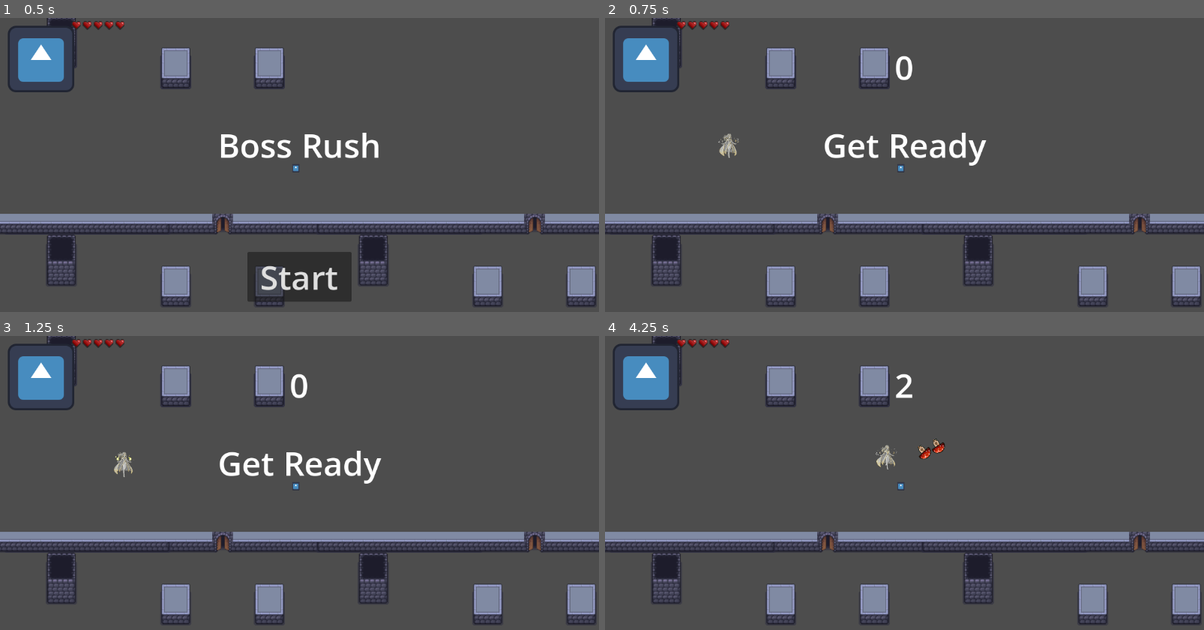
Above: before the commit, frames 1-4 (two rows, left to right).
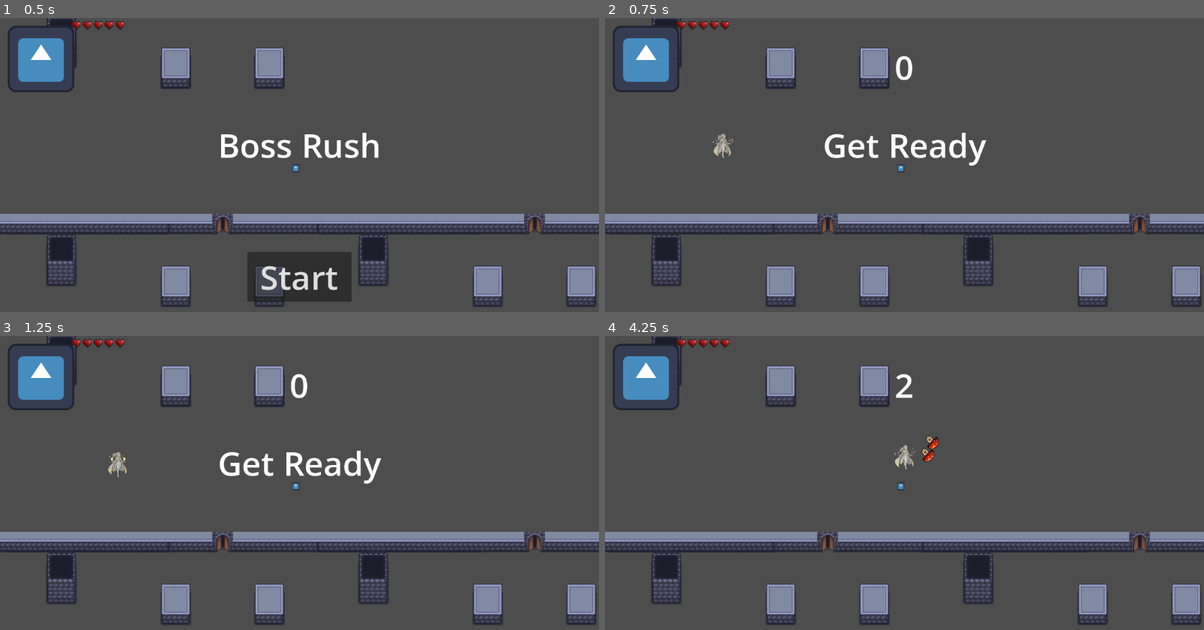
Above: after the commit, the same moments.

Repository: Tarot-Team/Project-Boss-Rush
Game: Godot game, scene res://main.tscn
Same seed, same stepped clock (60 frames per second), same inputs: the game is played once before the commit and once after it. The engine's default icon, where the game draws it, is replaced by a stand-in: a white triangle on a blue panel in a dark square.
Inputs (mouse positions are in pixels of both pictures, inside the frame that each line leads up to):
- Up to frame 1 (0.5 s): no input
- Up to frame 2 (0.75 s): click "Start" at 0.5 s
- Up to frame 3 (1.25 s): no input
- Up to frame 4 (4.25 s): tap Enter at 1.25, 3.6 s; move the mouse to (1036, 488) at 1.27 s; hold D (move_right) 1.28-2.03 s; click (1036, 488) at 1.35 s; move the mouse to (784, 521) at 2.02 s; hold S (move_down) 2.03-2.78 s; click (784, 521) at 2.1 s; move the mouse to (964, 430) at 2.77 s; hold D (move_right) 2.78-3.53 s; hold E (interact) 2.78-3.53 s; click (964, 430) at 3.05 s; move the mouse to (874, 571) at 3.52 s; hold W (move_up) from 3.53 s (still down); click (874, 571) at 3.8 s

Frame 1 is identical in both runs. In frame 2, 0.2% of the frame differs, in the area x 17-23%, y 39-48%; in frame 3, 0.2%; in frame 4, 0.5%, in the area x 45-57%, y 33-46%.

Commit message:
added momentum to kb

Diff:
--- a/mob.gd
+++ b/mob.gd
@@ -6,7 +6,7 @@
 @export var friction = 600
 
 @export_group("Knockback")
-@export var knockback_resistance = 0.5
+@export var knockback_resistance = 0.8
 @export var knockback_decay: float = 10.0 # Using linear interpolation for smoother feel
 @export var bowling_transfer_ratio: float = 0.8 # Higher = more chain reaction
 @export var bowling_bounce_factor: float = 0.4 # How much the "ball" bounces off the "pin"
@@ -69,16 +69,6 @@
 
 				if collider.has_method("punchy_scale"):
 					collider.punchy_scale()
-	## Idle enemy contact can build tangent speed from slide resolution; clamp unless knockback is active.
-	#var chase_cap = flee_speed if is_fleeing else top_speed
-	#var speed_cap = chase_cap
-	#if knockback_velocity.length() > knockback_cap_blend:
-		#speed_cap = max(chase_cap, min(knockback_velocity.length(), max_knockback_speed))
-	#if velocity.length() > speed_cap:
-		#velocity = velocity.limit_length(speed_cap)
-#
-	#if velocity.x != 0:
-		#$AnimatedSprite2D.flip_h = velocity.x < 0
 
 func receive_knockback(impact_vector: Vector2) -> void:
 	var actual_force = impact_vector * (1.0 - knockback_resistance)
@@ -90,13 +80,16 @@
 	health -= amount
 	var knockback_dir = (global_position - source_pos).normalized()
 
-	var final_force = force * (1.0 - knockback_resistance)
-	knockback_velocity = knockback_dir * final_force
+	# Reduce vertical aspect of hits
+	knockback_dir.y *= 0.6
+	knockback_dir = knockback_dir.normalized()
+	var final_kb_velocity = knockback_dir * force * (1.0 - knockback_resistance)
 
+	knockback_velocity = final_kb_velocity
 	velocity = knockback_velocity
 
 	flash_sprite()
-
+	punchy_scale()
 	if health <= 0: die()
 
 func flash_sprite():
@@ -115,7 +108,17 @@
 
 func _on_hitbox_entered(area: Area2D):
 	if area.is_in_group("swing"):
-		take_damage(area.damage, area.global_position, area.knockback_force)
+		# apply a direction based on the player position
+		var hit_dir = (global_position - area.player_pos_at_hit).normalized()
+
+		# Dynamic momentum bonus
+		var velocity_alignment = area.player_velocity_at_hit.dot(hit_dir)
+		var momentum_bonus = 1.0 + (velocity_alignment / 600.0)
+		momentum_bonus = clamp(momentum_bonus, 0.5, 1.8) # Caps insane values
+
+		var final_force = area.knockback_force * momentum_bonus
+
+		take_damage(area.damage, area.player_pos_at_hit, final_force)
 
 func start_fleeing(player_pos):
 	is_fleeing = true
--- a/player1.gd
+++ b/player1.gd
@@ -95,6 +95,13 @@
 	var swing = attack_swing_scene.instantiate()
 	var offset = 67
 
+	if swing.has_method("set_player_info"):
+		swing.set_player_info(velocity, global_position)
+
+	# Lil lunge effect:
+	var lunge_dir = Vector2.LEFT if flipped else Vector2.RIGHT
+	velocity += lunge_dir * 300
+
 	add_child(swing)
 	swing.global_position = global_position
 	$AnimatedSprite2D.play("attack")
--- a/swing.gd
+++ b/swing.gd
@@ -2,6 +2,9 @@
 @export var swing_length = 0.15
 @export var knockback_force = 1000.0 # Control strength here!
 @export var damage = 1
+
+var player_velocity_at_hit = Vector2.ZERO
+var player_pos_at_hit = Vector2.ZERO
 
 # Called when the node enters the scene tree for the first time.
 func _ready() -> void:
@@ -9,7 +12,6 @@
 	$AnimatedSprite2D.play("swing")
 	get_tree().create_timer(swing_length).timeout.connect(queue_free)
 
-
-# Called every frame. 'delta' is the elapsed time since the previous frame.
-func _process(delta: float) -> void:
-	pass
+func set_player_info(p_vel: Vector2, p_pos: Vector2):
+	player_velocity_at_hit = p_vel
+	player_pos_at_hit = p_pos
